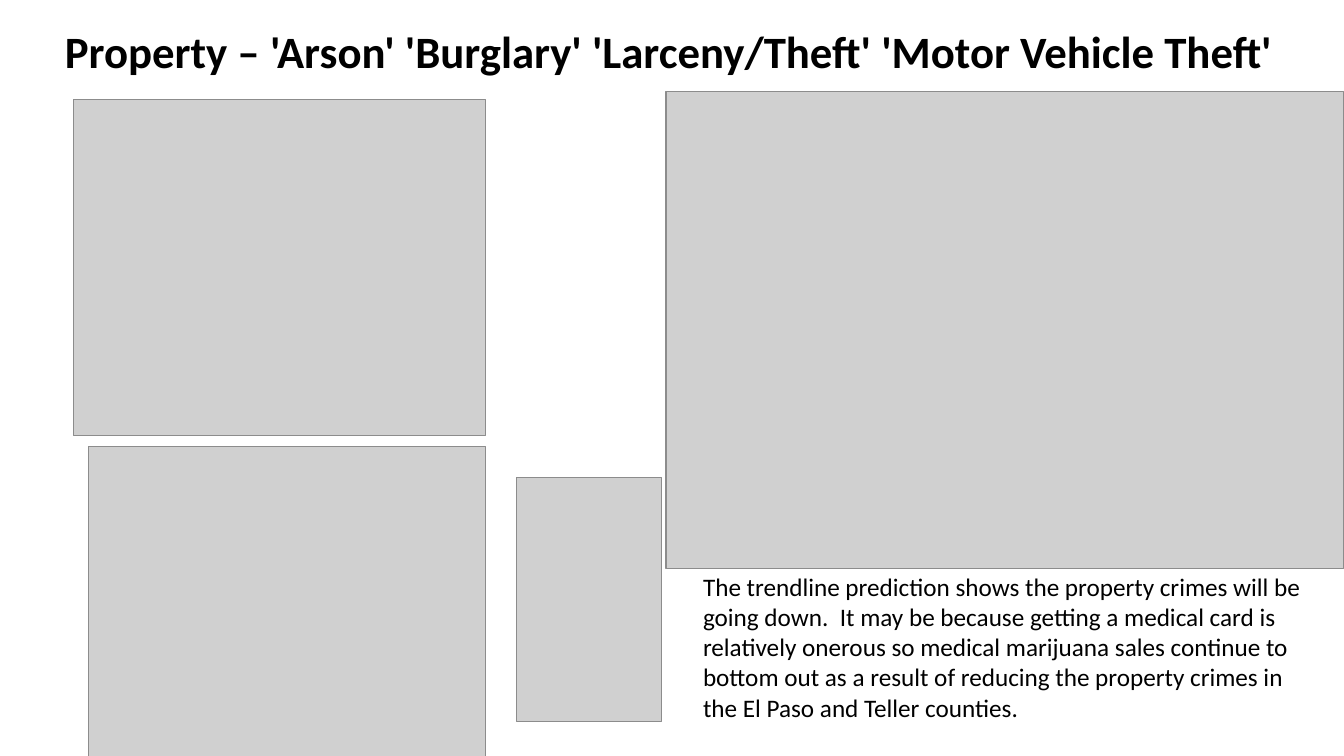
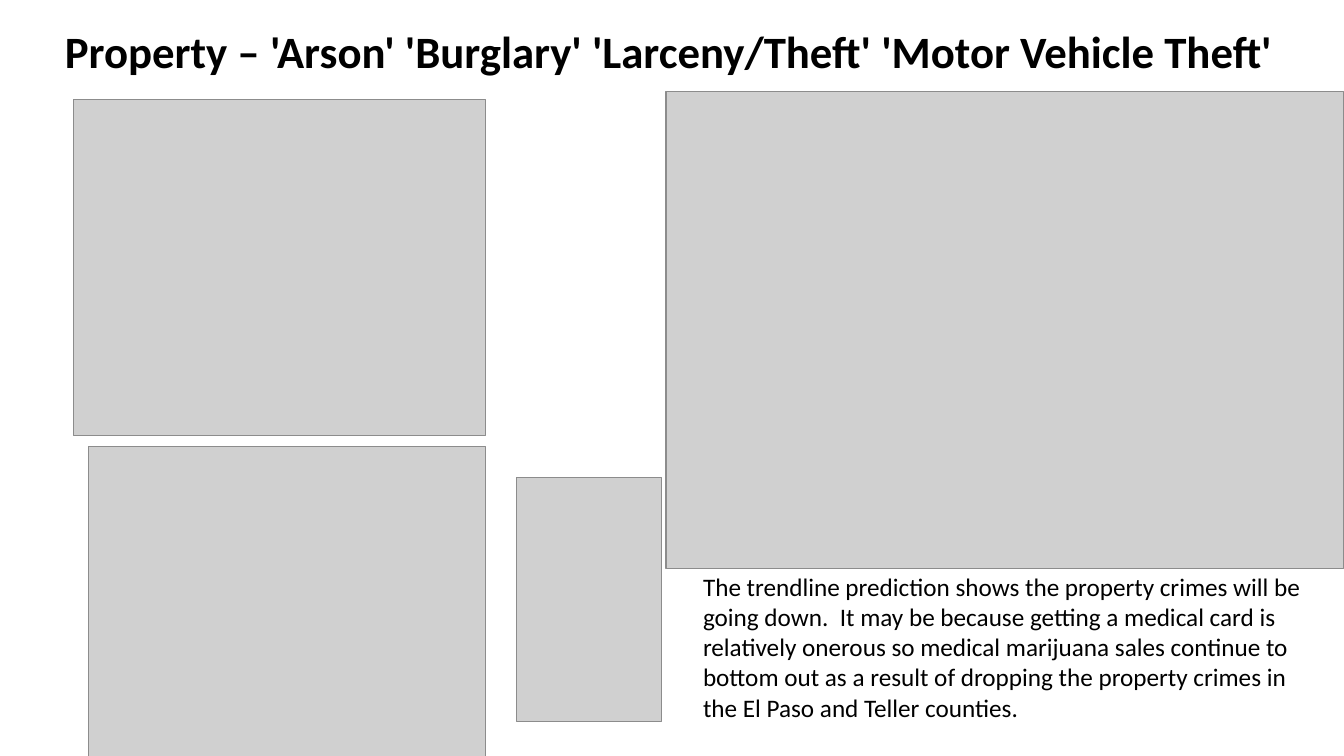
Before and after one commit to c-li0n/Project1, a slide deck: slide 2 of Crime_Comparisons_and_Trends.pptx. Drawn at 1344x756 pixels with LibreOffice and Linux fonts; fonts in the diff are those of the drawing; grey boxes stand for pictures. Boxes give left, top, right and bottom in pixels: in the first picture for what was removed or moved away, otherwise in the second. Text is boxed around its words. In the diff, an @@ line names an element or a change of style, - is before the commit and + after.

```diff
--- a/Crime_Comparisons_and_Trends.pptx
+++ b/Crime_Comparisons_and_Trends.pptx
@@ text at bbox=[703, 578, 1300, 718]: text changed @@
-The trendline prediction shows the property crimes will be going down. It may be because getting a medical card is relatively onerous so medical marijuana sales continue to bottom out as a result of reducing the property crimes in the El Paso and Teller counties.
+The trendline prediction shows the property crimes will be going down. It may be because getting a medical card is relatively onerous so medical marijuana sales continue to bottom out as a result of dropping the property crimes in the El Paso and Teller counties.
```
Also in this commit, not shown: 2 other slides changed, 1 other file.
